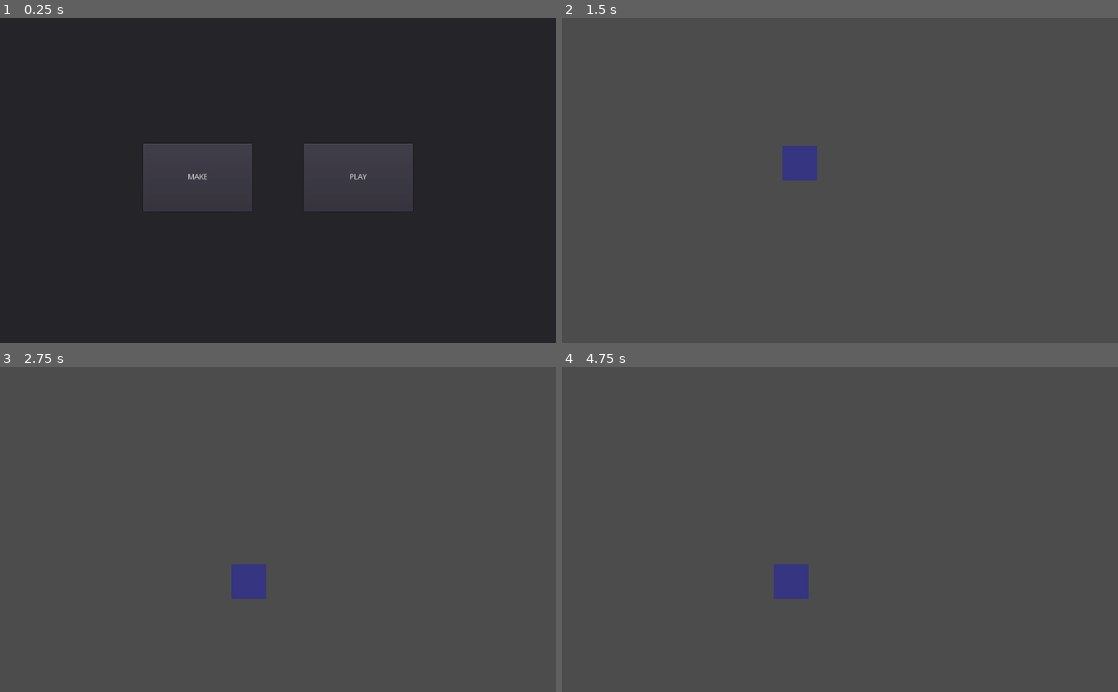
Above: before the commit, frames 1-4 (two rows, left to right).
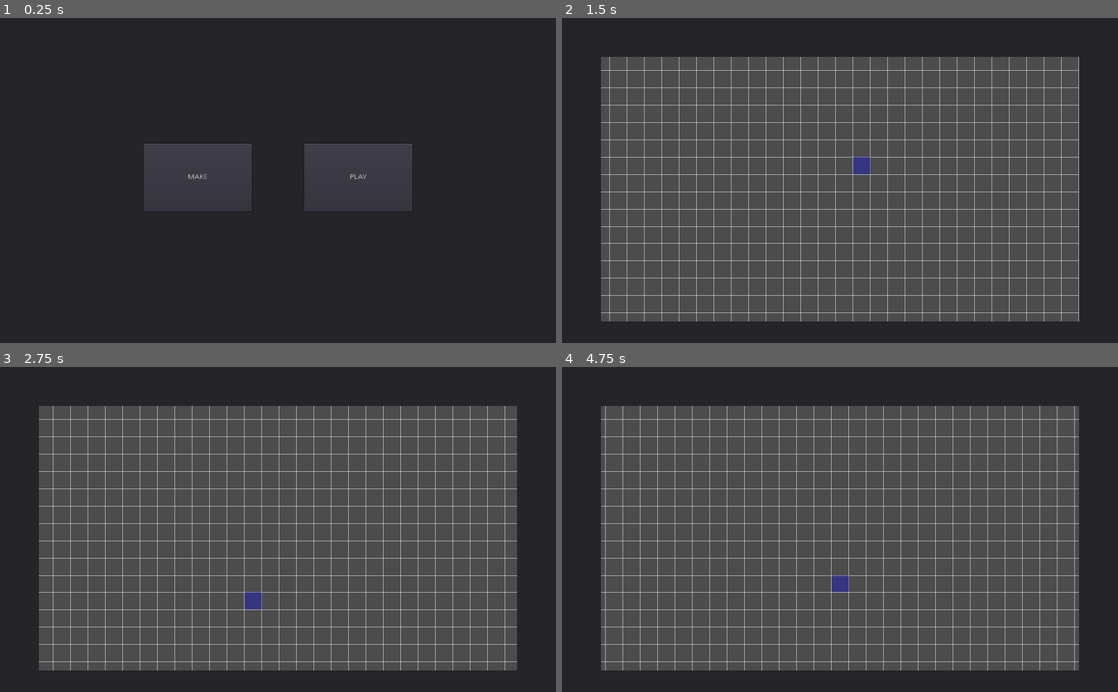
Above: after the commit, the same moments.

Repository: doomedramen/Maker
Game: Godot game, scene res://src/scenes/MainMenu/MainMenu.tscn
The game is run twice, just before and just after one commit, with the same random seed, the same clock (stepped at 60 frames per second) and the same inputs.
Inputs (mouse positions are in pixels of both pictures, inside the frame that each line leads up to):
- Up to frame 1 (0.25 s): no input
- Up to frame 2 (1.5 s): click "MAKE" at 0.5 s; tap Enter at 1.25 s; move the mouse to (962, 164) at 1.27 s; hold Right (ui_right) from 1.28 s (still down); tap Shift (sprint) at 1.35 s; click (962, 164) at 1.42 s
- Up to frame 3 (2.75 s): tap Space (jump) at 1.52, 2 s; release Right (ui_right) at 2 s; drag from (166, 545) to (250, 594) at 2.02 s
- Up to frame 4 (4.75 s): tap Enter at 2.75, 4.25 s; move the mouse to (895, 458) at 2.77 s; hold Left (ui_left) 2.78-3.5 s; tap Shift (sprint) at 2.85, 4.35 s; click (895, 458) at 2.92 s; tap Space (jump) at 3.5, 4.52 s; drag from (812, 594) to (673, 480) at 3.52 s; move the mouse to (1006, 578) at 4.27 s; hold Right (ui_right) from 4.28 s (still down); click (1006, 578) at 4.42 s

The runs differ from the first frame. In frame 1, less than 0.1% of the frame differs, in the area x 25-75%, y 38-60%; in frame 2, 36%, in the area x 0-100%, y 0-100%; in frame 3, 36%; in frame 4, 36%.

Commit message:
test

Diff:
--- a/project.godot
+++ b/project.godot
@@ -17,6 +17,11 @@
 [debug]
 
 settings/stdout/print_fps=true
+
+[display]
+
+window/stretch/mode="2d"
+window/stretch/aspect="keep"
 
 [input]
 
--- a/src/scenes/Make/Make.gd
+++ b/src/scenes/Make/Make.gd
@@ -28,14 +28,24 @@
 	return out
 
 func draw_grid():
-	var projectResolution=get_viewport().size
+	#var projectResolution=OS.get_real_window_size()#get_viewport().size
+	var projectResolution = Vector2(ProjectSettings.get_setting("display/window/size/width"), ProjectSettings.get_setting("display/window/size/height"))
+
 	var widest = projectResolution.x if projectResolution.x > projectResolution.y else projectResolution.y
-	var max_lines = (widest / GRID_SIZE)*2 #avoid crash if size too smal
 
+	var zoom = $Camera2D.zoom #should be same as y
 
-	var padding = GRID_SIZE*2
-	var start = $Camera2D.position - (projectResolution/2) - Vector2(padding, padding)
-	var end = Vector2(start.x + projectResolution.x, start.y + projectResolution.y) + (Vector2(padding, padding)*2)
+	print(projectResolution)
+
+	var max_lines = (widest / GRID_SIZE)*3 #avoid crash if size too smal
+
+	var start = $Camera2D.position
+	var end = Vector2(start.x+projectResolution.x * zoom.x, start.y+projectResolution.y * zoom.y)
+
+	start.x -= GRID_SIZE
+	start.y -= GRID_SIZE
+	end.x += GRID_SIZE
+	end.y += GRID_SIZE
 
 	var startCell = pos_to_cell(start)
 	var endCell = pos_to_cell(end)
@@ -48,6 +58,7 @@
 
 
 func _draw():
+	draw_grid()
 
 	var currentCell = Rect2(current_grid_position,Vector2(GRID_SIZE,GRID_SIZE))
 	draw_rect(currentCell, Color(0, 0, 1,.3), 1)
@@ -63,6 +74,8 @@
 		var mouse_pos = get_global_mouse_position();
 		mouse_pos -= Vector2(GRID_SIZE/2, GRID_SIZE/2)
 
+		#TODO only bother with grid position if not over UI
+
 		current_grid_position = pos_to_cell(mouse_pos)
 
 		#if currentItem:
@@ -75,13 +88,13 @@
 
 	if ev is InputEventKey:
 		if Input.is_action_pressed("ui_left"):
-			$Camera2D.translate(Vector2(-CAMERA_MOVE_SPEED_STEP, 0))
+			$Camera2D.position.x -=CAMERA_MOVE_SPEED_STEP
 		if Input.is_action_pressed("ui_right"):
-			$Camera2D.translate(Vector2(CAMERA_MOVE_SPEED_STEP, 0))
+			$Camera2D.position.x +=CAMERA_MOVE_SPEED_STEP
 		if Input.is_action_pressed("ui_up"):
-			$Camera2D.translate(Vector2(0,-CAMERA_MOVE_SPEED_STEP))
+			$Camera2D.position.y -=CAMERA_MOVE_SPEED_STEP
 		if Input.is_action_pressed("ui_down"):
-			$Camera2D.translate(Vector2(0,CAMERA_MOVE_SPEED_STEP))
+			$Camera2D.position.y +=CAMERA_MOVE_SPEED_STEP
 
 
 
--- a/src/scenes/Make/Make.tscn
+++ b/src/scenes/Make/Make.tscn
@@ -1,17 +1,93 @@
-[gd_scene load_steps=2 format=2]
+[gd_scene load_steps=6 format=2]
 
 [ext_resource path="res://src/scenes/Make/Make.gd" type="Script" id=1]
+[ext_resource path="res://assets/envioments/parallax backgound pack/_11_background.png" type="Texture" id=2]
+[ext_resource path="res://assets/envioments/parallax backgound pack/_10_distant_clouds.png" type="Texture" id=3]
+[ext_resource path="res://assets/envioments/parallax backgound pack/_09_distant_clouds1.png" type="Texture" id=4]
+[ext_resource path="res://assets/envioments/parallax backgound pack/_08_clouds.png" type="Texture" id=5]
 
 [node name="Make" type="Node2D" index="0"]
 
 script = ExtResource( 1 )
 
-[node name="Camera2D" type="Camera2D" parent="." index="0"]
+[node name="UI" type="CanvasLayer" parent="." index="0"]
 
-anchor_mode = 1
+layer = 1
+offset = Vector2( 0, 0 )
+rotation = 0.0
+scale = Vector2( 1, 1 )
+transform = Transform2D( 1, 0, 0, 1, 0, 0 )
+
+[node name="LeftPanel" type="Panel" parent="UI" index="0"]
+
+anchor_left = 0.0
+anchor_top = 0.0
+anchor_right = 0.0
+anchor_bottom = 1.0
+margin_top = 72.0
+margin_right = 72.0
+margin_bottom = -40.0
+rect_pivot_offset = Vector2( 0, 0 )
+rect_clip_content = false
+mouse_filter = 0
+mouse_default_cursor_shape = 0
+size_flags_horizontal = 1
+size_flags_vertical = 1
+_sections_unfolded = [ "Rect", "Visibility" ]
+
+[node name="RightPanel" type="Panel" parent="UI" index="1"]
+
+anchor_left = 1.0
+anchor_top = 0.0
+anchor_right = 1.0
+anchor_bottom = 1.0
+margin_left = -72.0
+margin_top = 72.0
+margin_bottom = -40.0
+rect_pivot_offset = Vector2( 0, 0 )
+rect_clip_content = false
+mouse_filter = 0
+mouse_default_cursor_shape = 0
+size_flags_horizontal = 1
+size_flags_vertical = 1
+_sections_unfolded = [ "Rect", "Visibility", "custom_styles" ]
+
+[node name="TopPanel" type="Panel" parent="UI" index="2"]
+
+anchor_left = 0.0
+anchor_top = 0.0
+anchor_right = 1.0
+anchor_bottom = 0.0
+margin_bottom = 72.0
+rect_pivot_offset = Vector2( 0, 0 )
+rect_clip_content = false
+mouse_filter = 0
+mouse_default_cursor_shape = 0
+size_flags_horizontal = 1
+size_flags_vertical = 1
+_sections_unfolded = [ "Rect", "Visibility", "custom_styles" ]
+
+[node name="BottomPanel" type="Panel" parent="UI" index="3"]
+
+anchor_left = 0.0
+anchor_top = 1.0
+anchor_right = 1.0
+anchor_bottom = 1.0
+margin_top = -40.0
+rect_pivot_offset = Vector2( 0, 0 )
+rect_clip_content = false
+mouse_filter = 0
+mouse_default_cursor_shape = 0
+size_flags_horizontal = 1
+size_flags_vertical = 1
+_sections_unfolded = [ "Visibility" ]
+
+[node name="Camera2D" type="Camera2D" parent="." index="1"]
+
+anchor_mode = 0
 rotating = false
 current = true
-zoom = Vector2( 1, 1 )
+zoom = Vector2( 2, 2 )
 limit_left = -10000000
 limit_top = -10000000
 limit_right = 10000000
@@ -30,3 +106,66 @@
 editor_draw_screen = true
 editor_draw_limits = true
 editor_draw_drag_margin = false
+
+[node name="ParallaxBackground" type="ParallaxBackground" parent="." index="2"]
+
+layer = -1
+offset = Vector2( 0, 0 )
+rotation = 0.0
+scale = Vector2( 1, 1 )
+transform = Transform2D( 1, 0, 0, 1, 0, 0 )
+scroll_offset = Vector2( 0, 0 )
+scroll_base_offset = Vector2( 0, 0 )
+scroll_base_scale = Vector2( 1, 1 )
+scroll_limit_begin = Vector2( 0, 0 )
+scroll_limit_end = Vector2( 0, 0 )
+scroll_ignore_camera_zoom = true
+
+[node name="ParallaxLayer" type="ParallaxLayer" parent="ParallaxBackground" index="0"]
+
+visible = false
+motion_scale = Vector2( 1, 1 )
+motion_offset = Vector2( 1, 1 )
+motion_mirroring = Vector2( 2048, 1546 )
+_sections_unfolded = [ "Motion", "Transform" ]
+
+[node name="Sprite" type="Sprite" parent="ParallaxBackground/ParallaxLayer" index="0"]
+
+position = Vector2( 0, -8 )
+texture = ExtResource( 2 )
+
+[node name="ParallaxLayer2" type="ParallaxLayer" parent="ParallaxBackground" index="1"]
+
+visible = false
+motion_scale = Vector2( 1, 1 )
+motion_offset = Vector2( 0.8, 0.8 )
+motion_mirroring = Vector2( 2048, 1546 )
+_sections_unfolded = [ "Motion", "Transform" ]
+
+[node name="Sprite" type="Sprite" parent="ParallaxBackground/ParallaxLayer2" index="0"]
+
+texture = ExtResource( 3 )
+
+[node name="ParallaxLayer3" type="ParallaxLayer" parent="ParallaxBackground" index="2"]
+
+visible = false
+motion_scale = Vector2( 1, 1 )
+motion_offset = Vector2( 0.6, 0.6 )
+motion_mirroring = Vector2( 2048, 1546 )
+_sections_unfolded = [ "Motion", "Transform" ]
+
+[node name="Sprite" type="Sprite" parent="ParallaxBackground/ParallaxLayer3" index="0"]
+
+texture = ExtResource( 4 )
+
+[node name="ParallaxLayer4" type="ParallaxLayer" parent="ParallaxBackground" index="3"]
+
+visible = false
+motion_scale = Vector2( 1, 1 )
+motion_offset = Vector2( 0.5, 0.5 )
+motion_mirroring = Vector2( 2048, 1546 )
+_sections_unfolded = [ "Motion", "Transform" ]
+
+[node name="Sprite" type="Sprite" parent="ParallaxBackground/ParallaxLayer4" index="0"]
+
+texture = ExtResource( 5 )
Binary file added: assets/envioments/parallax backgound pack/_01_ground.png
Not shown, added: assets/envioments/parallax backgound pack/_01_ground.png.import
Binary file added: assets/envioments/parallax backgound pack/_02_trees and bushes.png
Not shown, added: assets/envioments/parallax backgound pack/_02_trees and bushes.png.import
Binary file added: assets/envioments/parallax backgound pack/_03_distant_trees.png
Not shown, added: assets/envioments/parallax backgound pack/_03_distant_trees.png.import
Binary file added: assets/envioments/parallax backgound pack/_04_bushes.png
Not shown, added: assets/envioments/parallax backgound pack/_04_bushes.png.import
Binary file added: assets/envioments/parallax backgound pack/_05_hill1.png
Not shown, added: assets/envioments/parallax backgound pack/_05_hill1.png.import
Binary file added: assets/envioments/parallax backgound pack/_06_hill2.png
Not shown, added: assets/envioments/parallax backgound pack/_06_hill2.png.import
(and 10 more such lines)
